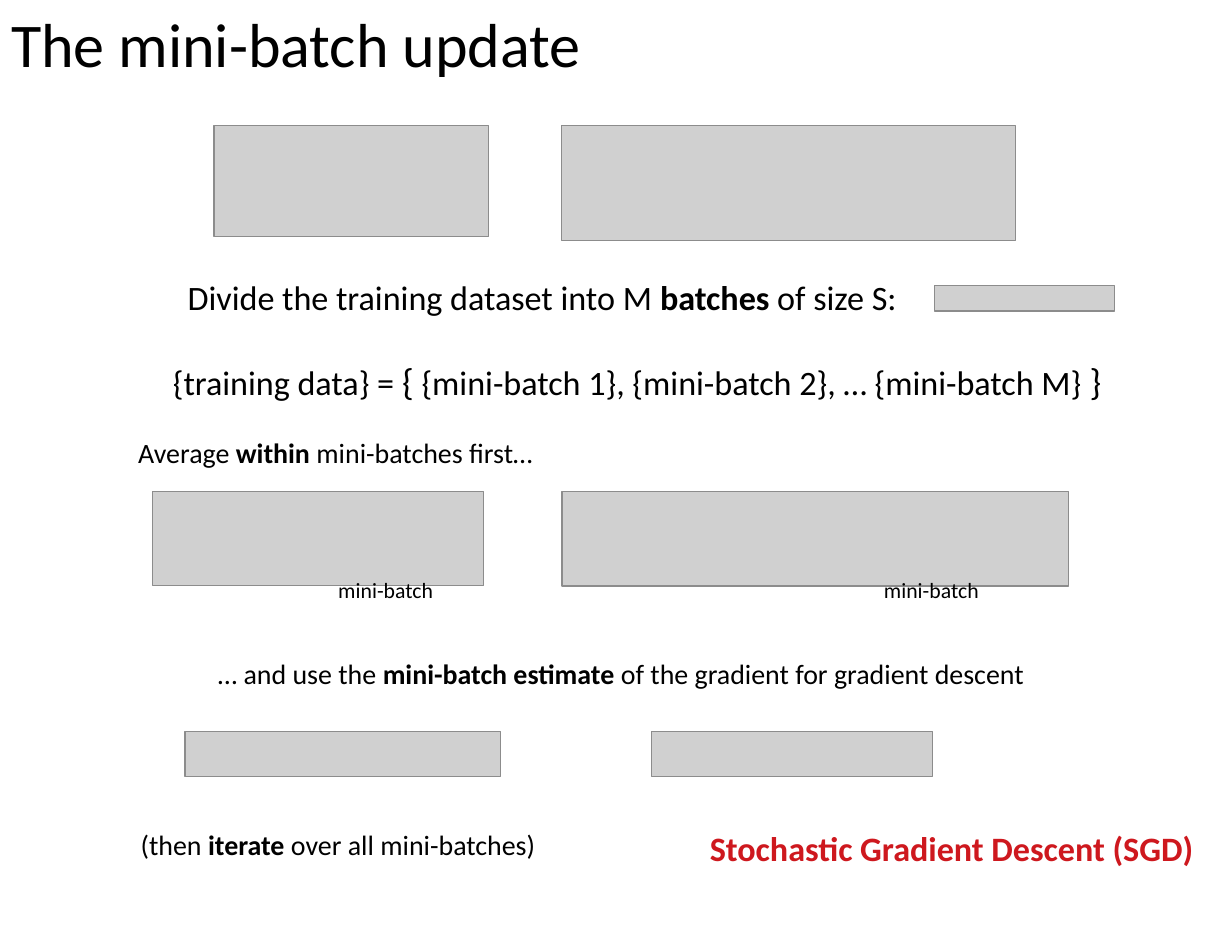
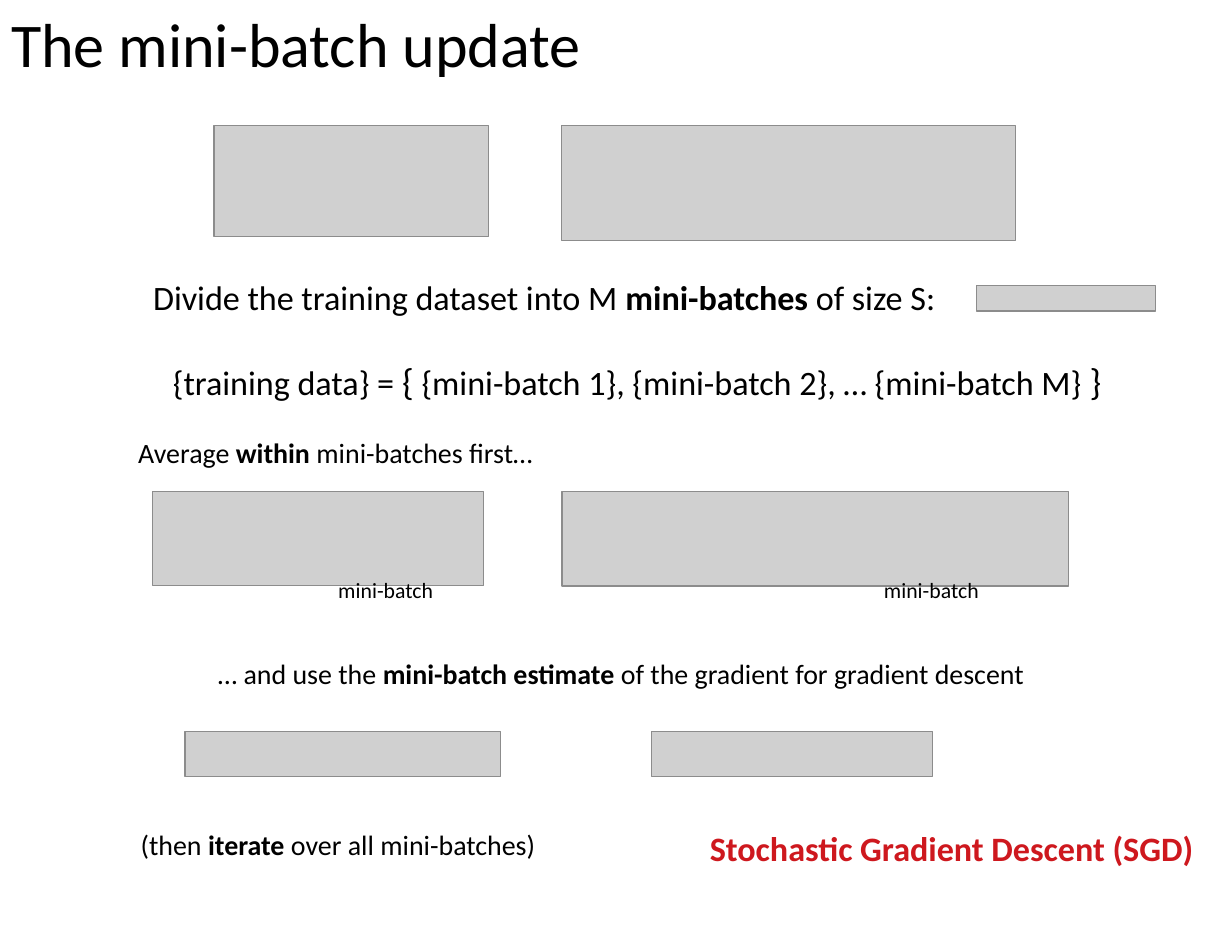
Before and after one commit to ansuini/Winter_School_QLS_2018, a slide deck: slide 13 of Lecture1/slides/Alberto_DeepLearning.odp. Drawn at 1232x925 pixels with LibreOffice and Linux fonts; fonts in the diff are those of the drawing; grey boxes stand for pictures; background and template pictures are left out. Boxes give left, top, right and bottom in pixels: in the first picture for what was removed or moved away, otherwise in the second. Text is boxed around its words. In the diff, an @@ line names an element or a change of style, - is before the commit and + after.

```diff
--- a/Lecture1/slides/Alberto_DeepLearning.odp
+++ b/Lecture1/slides/Alberto_DeepLearning.odp
@@ text at bbox=[153, 286, 935, 316]: text changed @@
-Divide the training dataset into M batches of size S:
+Divide the training dataset into M mini-batches of size S:
@@ picture: place and size @@
-picture at bbox=[935, 286, 1115, 311]
+picture at bbox=[976, 286, 1156, 311]
```
Also in this commit, not shown: 1 other slide changed, 1 other file.
